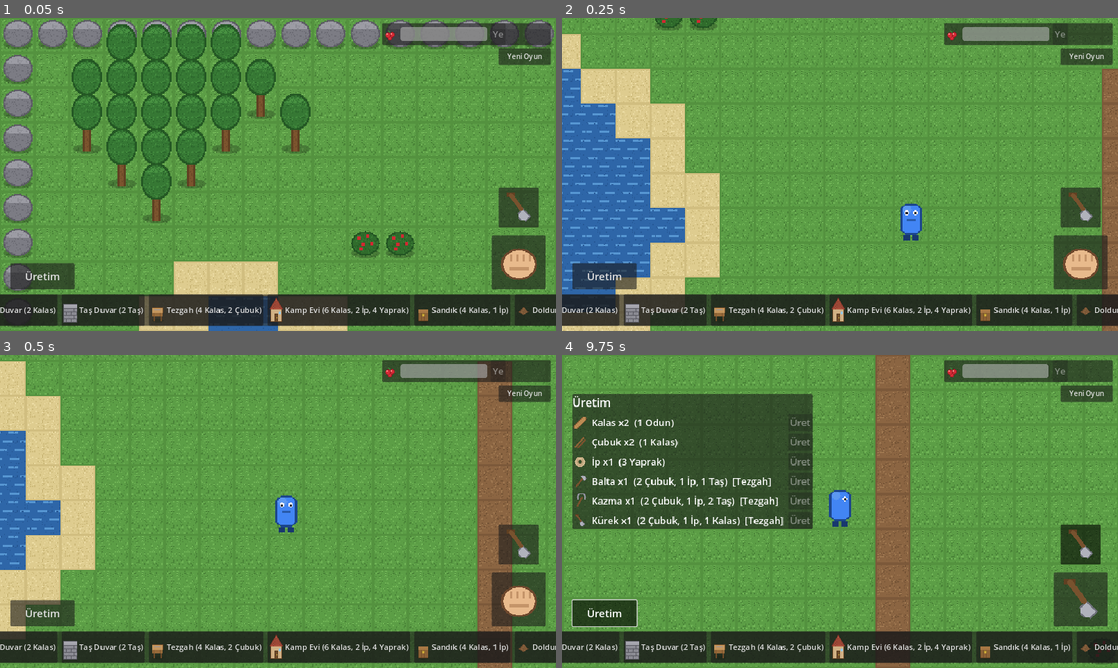
Above: before the commit, frames 1-4 (two rows, left to right).
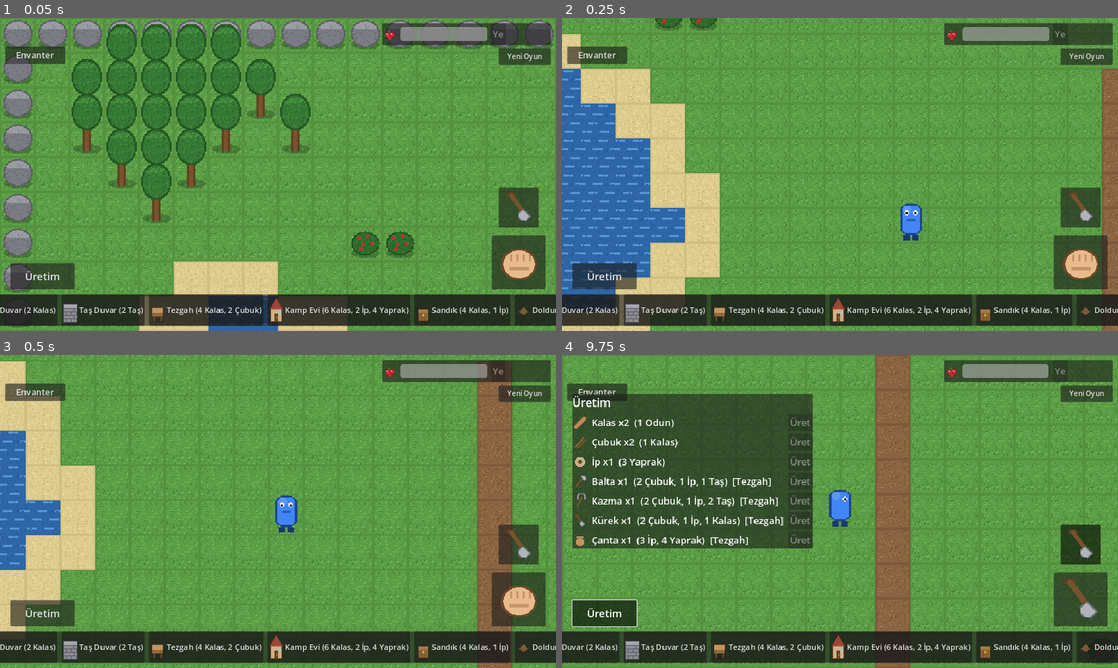
Above: after the commit, the same moments.

Repository: ozcinarece/Rable
Game: Godot game, scene res://scenes/World.tscn
Two runs of this game, one before a commit and one after it. Both use one fixed random seed, a clock stepped at 60 frames per second and the inputs below.
Inputs (mouse positions are in pixels of both pictures, inside the frame that each line leads up to):
- Up to frame 1 (0.05 s): no input
- Up to frame 2 (0.25 s): no input
- Up to frame 3 (0.5 s): no input
- Up to frame 4 (9.75 s): click (595, 392) at 0.5 s, where only the run after the commit has a clickable "Envanter"; click (945, 420) at 1.25 s, where only the run after the commit has a clickable "Kapat"; click "Yeni Oyun" at 2 s; move the mouse to (962, 495) at 2.77 s; hold D 2.78-3.5 s; click (962, 495) at 2.92 s; drag from (728, 527) to (812, 574) at 3.52 s; click "Ahşap Duvar (2 Kalas)" at 4.25 s; click "Taş Duvar (2 Taş)" at 5 s; click "Tezgah (4 Kalas, 2 Çubuk)" at 5.75 s; click "Kamp Evi (6 Kalas, 2 İp, 4 Ya…" at 6.5 s; click "Sandık (4 Kalas, 1 İp)" at 7.25 s; click (1079, 599) at 8 s; click (1079, 545) at 8.75 s; click "Üretim" at 9.5 s

The runs differ from the first frame. In frame 1, 0.6% of the frame differs, in the area x 0-12%, y 9-15%; in frame 2, 0.6%; in frame 3, 0.6%; in frame 4, 3.3%, in the area x 0-46%, y 9-62%.

Commit message:
Faz 2a: slot/yigin envanter mantigi + envanter paneli + canta
Envanter mantigi (Inventory yeniden yazildi):
- Her esya turu 1 slot kaplar, yigin limiti 50
- Baslangic 8 slot; Canta (3 ip + 4 yaprak [tezgah]) +4 slot (max 2)
- Kapasite kontrolleri: toplama/kazma "Envanter dolu!" der, uretim
  urun sigmazsa maliyeti geri verir (rollback), sandiktan alma
  sigmiyorsa panelde uyari gosterir
- Slot sifirlaninca bosalir (0 adetli kayit kalmaz)

Envanter paneli:
- Sol ustte "Envanter" butonu -> slot izgarasi (dolu + bos slotlar,
  kapasite hissi icin)
- Esyaya dokununca detay: ad, adet, kisa aciklama (items.gd'ye
  aciklamalar eklendi)
- Meyve secilince panelden "Ye" butonu
- Sandiklar bilerek sinirsiz: depolamanin amaci bu

Diff:
--- a/scenes/HUD.tscn
+++ b/scenes/HUD.tscn
@@ -147,6 +147,57 @@
 text = "Üretim"
 theme_override_font_sizes/font_size = 24
 
+[node name="InventoryButton" type="Button" parent="."]
+offset_left = 12.0
+offset_top = 66.0
+offset_right = 150.0
+offset_bottom = 106.0
+toggle_mode = true
+text = "Envanter"
+theme_override_font_sizes/font_size = 20
+
+[node name="InventoryPanel" type="PanelContainer" parent="."]
+visible = false
+anchor_left = 0.5
+anchor_top = 0.5
+anchor_right = 0.5
+anchor_bottom = 0.5
+offset_left = -270.0
+offset_top = -230.0
+offset_right = 270.0
+offset_bottom = 230.0
+grow_horizontal = 2
+grow_vertical = 2
+
+[node name="VBox" type="VBoxContainer" parent="InventoryPanel"]
+theme_override_constants/separation = 10
+
+[node name="TitleRow" type="HBoxContainer" parent="InventoryPanel/VBox"]
+
+[node name="Title" type="Label" parent="InventoryPanel/VBox/TitleRow"]
+text = "Envanter"
+size_flags_horizontal = 3
+theme_override_font_sizes/font_size = 26
+
+[node name="CloseButton" type="Button" parent="InventoryPanel/VBox/TitleRow"]
+text = "Kapat"
+theme_override_font_sizes/font_size = 20
+
+[node name="Slots" type="GridContainer" parent="InventoryPanel/VBox"]
+columns = 4
+theme_override_constants/h_separation = 8
+theme_override_constants/v_separation = 8
+
+[node name="Detail" type="Label" parent="InventoryPanel/VBox"]
+text = ""
+autowrap_mode = 2
+theme_override_font_sizes/font_size = 20
+
+[node name="PanelEatButton" type="Button" parent="InventoryPanel/VBox"]
+visible = false
+text = "Ye (+25)"
+theme_override_font_sizes/font_size = 20
+
 [node name="CraftPanel" type="PanelContainer" parent="."]
 visible = false
 anchor_left = 0.0
--- a/scripts/crafting.gd
+++ b/scripts/crafting.gd
@@ -29,12 +29,15 @@
 	return true
 
 ## Uretmeyi dener; basariliysa true doner.
+## Maliyet dusuldukten sonra urun envantere sigmiyorsa islem geri alinir.
 func craft(recipe_id: String) -> bool:
 	if not can_craft(recipe_id):
 		return false
 	var recipe: Dictionary = Recipes.CRAFT_RECIPES[recipe_id]
 	for item_id in recipe["cost"]:
 		Inventory.remove_item(item_id, recipe["cost"][item_id])
-	for item_id in recipe["output"]:
-		Inventory.add_item(item_id, recipe["output"][item_id])
+	if not Inventory.add_all(recipe["output"]):
+		for item_id in recipe["cost"]:  # geri al: envanter dolu
+			Inventory.add_item(item_id, recipe["cost"][item_id])
+		return false
 	return true
--- a/scripts/hud.gd
+++ b/scripts/hud.gd
@@ -43,6 +43,15 @@
 @onready var chest_close_button: Button = $ChestPanel/VBox/TitleRow/CloseButton
 @onready var chest_dismantle_button: Button = $ChestPanel/VBox/DismantleButton
 @onready var dig_button: Button = $DigButton
+@onready var inventory_button: Button = $InventoryButton
+@onready var inventory_panel: PanelContainer = $InventoryPanel
+@onready var inventory_title: Label = $InventoryPanel/VBox/TitleRow/Title
+@onready var inventory_slots: GridContainer = $InventoryPanel/VBox/Slots
+@onready var inventory_detail: Label = $InventoryPanel/VBox/Detail
+@onready var panel_eat_button: Button = $InventoryPanel/VBox/PanelEatButton
+@onready var chest_title: Label = $ChestPanel/VBox/TitleRow/Title
+
+var _selected_item: String = ""
 
 var _action_state: String = "idle"
 var _craft_buttons: Dictionary = {}  # recipe_id -> Uret butonu
@@ -65,6 +74,13 @@
 	chest_panel.visible = false
 	dig_button.icon = ICON_DIG
 	dig_button.toggled.connect(_on_dig_toggled)
+	inventory_button.toggled.connect(func(pressed: bool):
+		inventory_panel.visible = pressed
+		if pressed:
+			_rebuild_inventory_panel())
+	$InventoryPanel/VBox/TitleRow/CloseButton.pressed.connect(func():
+		inventory_button.button_pressed = false)
+	panel_eat_button.pressed.connect(_on_eat_pressed)
 	_build_build_bar()
 	_build_craft_panel()
 	_refresh()
@@ -76,6 +92,49 @@
 	_rebuild_inventory_bar()
 	_update_craft_buttons()
 	_update_hunger()
+	if inventory_panel.visible:
+		_rebuild_inventory_panel()
+
+# --- Envanter paneli ----------------------------------------------------
+
+# Slot izgarasini yeniden kurar: dolu slotlar esya butonu, boslar gri kutu.
+func _rebuild_inventory_panel() -> void:
+	inventory_title.text = "Envanter (%d/%d slot)" % [Inventory.get_used_slots(), Inventory.get_slot_count()]
+	for child in inventory_slots.get_children():
+		child.queue_free()
+	for item_id in Items.ITEMS:
+		var count := Inventory.get_count(item_id)
+		if count <= 0:
+			continue
+		var slot := Button.new()
+		slot.icon = load(Items.ITEMS[item_id]["icon"])
+		slot.text = "x%d" % count
+		slot.custom_minimum_size = Vector2(120, 52)
+		slot.add_theme_font_size_override("font_size", 20)
+		slot.pressed.connect(_on_slot_pressed.bind(item_id))
+		inventory_slots.add_child(slot)
+	for i in Inventory.get_slot_count() - Inventory.get_used_slots():
+		var empty := Button.new()
+		empty.disabled = true
+		empty.custom_minimum_size = Vector2(120, 52)
+		inventory_slots.add_child(empty)
+	_update_detail()
+
+func _on_slot_pressed(item_id: String) -> void:
+	_selected_item = item_id
+	_update_detail()
+
+func _update_detail() -> void:
+	if _selected_item == "" or Inventory.get_count(_selected_item) <= 0:
+		inventory_detail.text = "Bir esyaya dokun: detayi burada gorunur. Yigin limiti: %d." % Inventory.STACK_MAX
+		panel_eat_button.visible = false
+		return
+	inventory_detail.text = "%s x%d - %s" % [
+		Items.display_name(_selected_item),
+		Inventory.get_count(_selected_item),
+		Items.description(_selected_item),
+	]
+	panel_eat_button.visible = _selected_item == "meyve"
 
 # --- Aclik --------------------------------------------------------------
 
@@ -214,7 +273,9 @@
 # --- Sandik paneli ------------------------------------------------------
 
 ## World tarafindan cagrilir: paneli verilen icerikle (yeniden) cizer.
-func show_chest(contents: Dictionary) -> void:
+## message: baslikta gosterilecek kisa uyari (orn. "Envanter dolu!")
+func show_chest(contents: Dictionary, message: String = "") -> void:
+	chest_title.text = "Sandık" if message == "" else "Sandık - %s" % message
 	chest_panel.visible = true
 	for child in chest_rows.get_children():
 		child.queue_free()
--- a/scripts/inventory.gd
+++ b/scripts/inventory.gd
@@ -1,35 +1,83 @@
 extends Node
-## Oyuncunun envanteri - autoload (singleton) olarak kayitli.
-## Oyunun her yerinden "Inventory.add_item(...)" seklinde erisilebilir.
+## Oyuncunun envanteri - autoload (singleton).
 ##
-## Basit bir sozluk yapisi kullanir: {"odun": 5, "tas": 2} gibi.
-## Ileride crafting sistemi de ayni sozlugu okuyup harcayacak.
+## Slot mantigi: her esya TURU bir slot kaplar; ayni turden esyalar
+## tek slotta yigilir (yigin limiti STACK_MAX). Baslangicta BASE_SLOTS
+## slot vardir; her canta +SLOTS_PER_BAG slot acar (en fazla MAX_BAGS).
+## Kapasite dolunca toplama/uretim reddedilir ("Envanter dolu!").
 
-## Envanter icerigi her degistiginde yayinlanir (HUD bunu dinler).
 signal changed
+
+const STACK_MAX: int = 50
+const BASE_SLOTS: int = 8
+const SLOTS_PER_BAG: int = 4
+const MAX_BAGS: int = 2
 
 var items: Dictionary = {}
 
-func add_item(item_id: String, amount: int) -> void:
+func get_slot_count() -> int:
+	return BASE_SLOTS + mini(get_count("canta"), MAX_BAGS) * SLOTS_PER_BAG
+
+func get_used_slots() -> int:
+	return items.size()
+
+func get_count(item_id: String) -> int:
+	return items.get(item_id, 0)
+
+## Bu miktar eklenebilir mi? (yigin limiti + bos slot kontrolu)
+func can_add(item_id: String, amount: int) -> bool:
+	var current := get_count(item_id)
+	if current + amount > STACK_MAX:
+		return false
+	if current == 0 and items.size() >= get_slot_count():
+		return false
+	return true
+
+## Birden fazla turu ayni anda ekleme kontrolu (toplama duslari icin)
+func can_add_all(drops: Dictionary) -> bool:
+	var sim := items.duplicate()
+	var slots := get_slot_count()
+	for item_id in drops:
+		var current: int = sim.get(item_id, 0)
+		if current == 0 and sim.size() >= slots:
+			return false
+		if current + drops[item_id] > STACK_MAX:
+			return false
+		sim[item_id] = current + drops[item_id]
+	return true
+
+func add_item(item_id: String, amount: int) -> bool:
+	if not can_add(item_id, amount):
+		return false
 	items[item_id] = get_count(item_id) + amount
 	changed.emit()
+	return true
 
-## Ileride crafting icin: yeterli kaynak varsa harcar, yoksa false doner.
+func add_all(drops: Dictionary) -> bool:
+	if not can_add_all(drops):
+		return false
+	for item_id in drops:
+		items[item_id] = get_count(item_id) + drops[item_id]
+	changed.emit()
+	return true
+
+## Yeterli kaynak varsa harcar; slot sifirlaninca bosalir.
 func remove_item(item_id: String, amount: int) -> bool:
 	if get_count(item_id) < amount:
 		return false
 	items[item_id] -= amount
+	if items[item_id] <= 0:
+		items.erase(item_id)
 	changed.emit()
 	return true
-
-func get_count(item_id: String) -> int:
-	return items.get(item_id, 0)
 
 ## Kayittan yukleme icin: tum envanteri degistirir.
 func set_items(new_items: Dictionary) -> void:
 	items = {}
 	for item_id in new_items:
-		items[item_id] = int(new_items[item_id])
+		var count := int(new_items[item_id])
+		if count > 0:
+			items[item_id] = count
 	changed.emit()
 
 ## Yeni oyun icin: envanteri bosaltir.
--- a/scripts/items.gd
+++ b/scripts/items.gd
@@ -18,7 +18,28 @@
 	"kurek": {"name": "Kürek", "icon": "res://assets/items/kurek.png"},
 	"toprak": {"name": "Toprak", "icon": "res://assets/items/toprak.png"},
 	"kum": {"name": "Kum", "icon": "res://assets/items/kum.png"},
+	"canta": {"name": "Çanta", "icon": "res://assets/items/canta.png"},
 }
+
+## Envanter panelinde gosterilen kisa aciklamalar
+const DESCRIPTIONS: Dictionary = {
+	"odun": "Agactan gelir; kalasa cevrilir.",
+	"yaprak": "Ip yapiminda kullanilir.",
+	"kalas": "Insaatin temel malzemesi.",
+	"cubuk": "Alet saplarinda kullanilir.",
+	"ip": "Alet ve yapi baglamada kullanilir.",
+	"tas": "Saglam yapi ve alet malzemesi.",
+	"balta": "Agaclar tek vurusta kesilir.",
+	"kazma": "Kayalar 2 vurusta kirilir.",
+	"meyve": "Yenir: +25 aclik.",
+	"kurek": "Kazma modunda zemin kazar.",
+	"toprak": "Cukurlari doldurur.",
+	"kum": "Ileride ise yarayacak...",
+	"canta": "+4 envanter slotu (en fazla 2).",
+}
+
+static func description(item_id: String) -> String:
+	return DESCRIPTIONS.get(item_id, "")
 
 static func display_name(item_id: String) -> String:
 	if ITEMS.has(item_id):
--- a/scripts/recipes.gd
+++ b/scripts/recipes.gd
@@ -36,4 +36,5 @@
 	"balta": {"output": {"balta": 1}, "cost": {"cubuk": 2, "ip": 1, "tas": 1}, "station": "tezgah"},
 	"kazma": {"output": {"kazma": 1}, "cost": {"cubuk": 2, "ip": 1, "tas": 2}, "station": "tezgah"},
 	"kurek": {"output": {"kurek": 1}, "cost": {"cubuk": 2, "ip": 1, "kalas": 1}, "station": "tezgah"},
+	"canta": {"output": {"canta": 1}, "cost": {"ip": 3, "yaprak": 4}, "station": "tezgah"},
 }
--- a/scripts/world.gd
+++ b/scripts/world.gd
@@ -295,6 +295,9 @@
 		_cell_damage[cell] = damage
 		_spawn_floating_text(cell, "%d/%d" % [damage, hits_needed], Color(1.0, 0.95, 0.6))
 		return true
+	if not Inventory.can_add_all(def["drops"]):
+		_spawn_floating_text(cell, "Envanter dolu!", Color(1, 0.6, 0.6))
+		return false
 	_cell_damage.erase(cell)
 
 	var gained: PackedStringArray = []
@@ -321,6 +324,9 @@
 		return false
 	if Inventory.get_count("kurek") <= 0:
 		_spawn_floating_text(cell, "Kürek gerekli! (Tezgahta üret)", Color(1, 0.7, 0.6))
+		return false
+	if not Inventory.can_add_all(GROUND_DEFS[ground]["dig"]):
+		_spawn_floating_text(cell, "Envanter dolu!", Color(1, 0.6, 0.6))
 		return false
 
 	var dig_drops: Dictionary = GROUND_DEFS[ground]["dig"]
@@ -371,6 +377,9 @@
 	else:
 		var amount: int = int(chest.get(item_id, 0))
 		if amount <= 0:
+			return
+		if not Inventory.can_add(item_id, amount):
+			hud.show_chest(chest, "Envanter dolu!")
 			return
 		chest.erase(item_id)
 		Inventory.add_item(item_id, amount)
Binary file added: assets/items/canta.png
Not shown, changed: TASARIM.md
